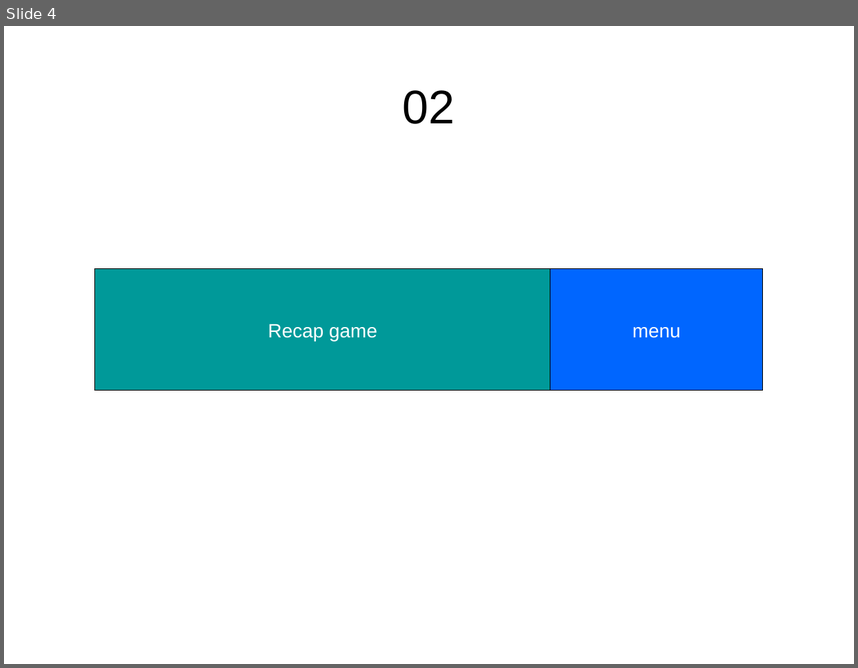
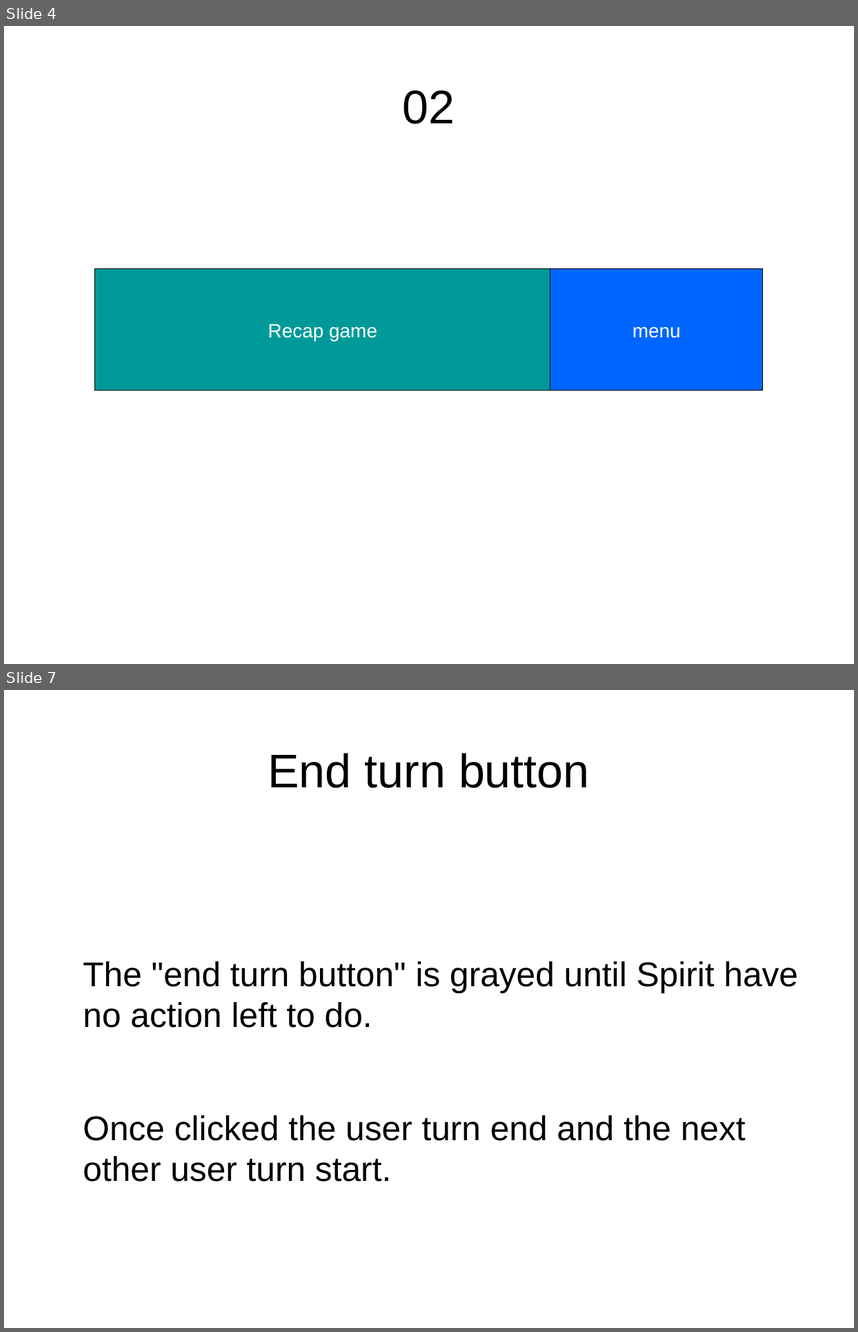
Before and after one commit to idolord/CryptDuel, a slide deck: documentation/interface.ingame.odp. Shown one above the other, each under a label of ours: slide 4 before the commit, slides 4 and 7 after it; the slides between them are not shown. The pictures are 858x668 and 858x1332 pixels, drawn with LibreOffice and Linux fonts; fonts in the diff are those of the drawing. Boxes give left, top, right and bottom in pixels: in the first picture for what was removed or moved away, otherwise in the second. Text is boxed around its words. In the diff, an @@ line names an element or a change of style, - is before the commit and + after.

```diff
--- a/documentation/interface.ingame.odp
+++ b/documentation/interface.ingame.odp
@@ slide 7 added at box(4, 690, 854, 1328), background #FFFFFF @@
@@ title added at box(268, 753, 590, 788), 44 pt, text #000000 @@
+End turn button
@@ text added at box(83, 961, 798, 1181), 32 pt, text #000000 @@
+The "end turn button" is grayed until Spirit have no action left to do.
+Once clicked the user turn end and the next other user turn start.
```
Also in this commit, not shown: 2 slides changed, 7 other slides added.
